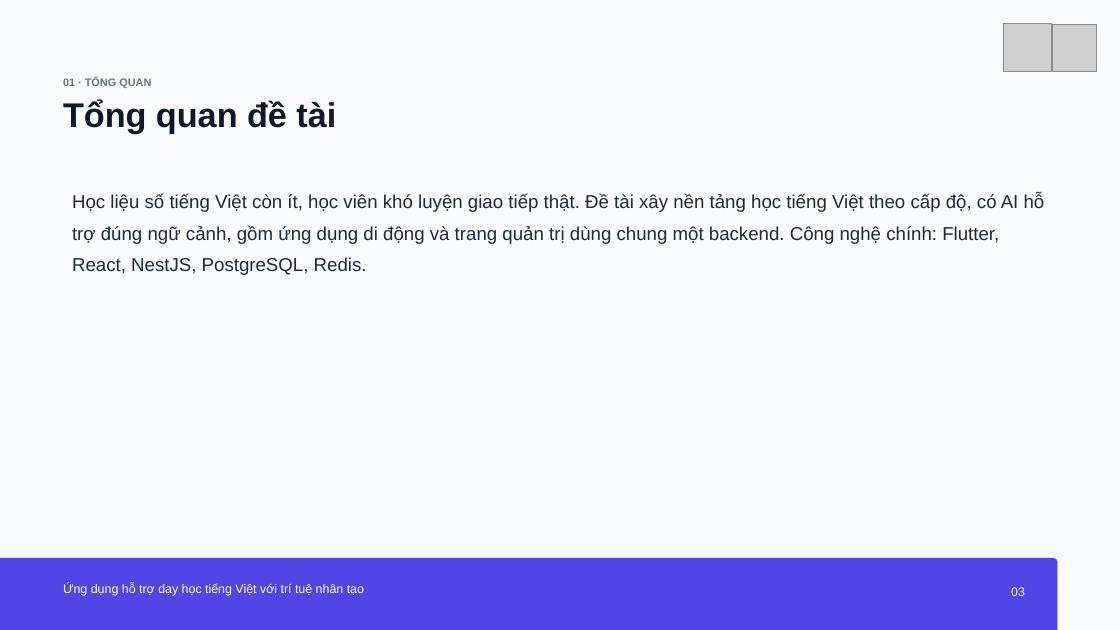
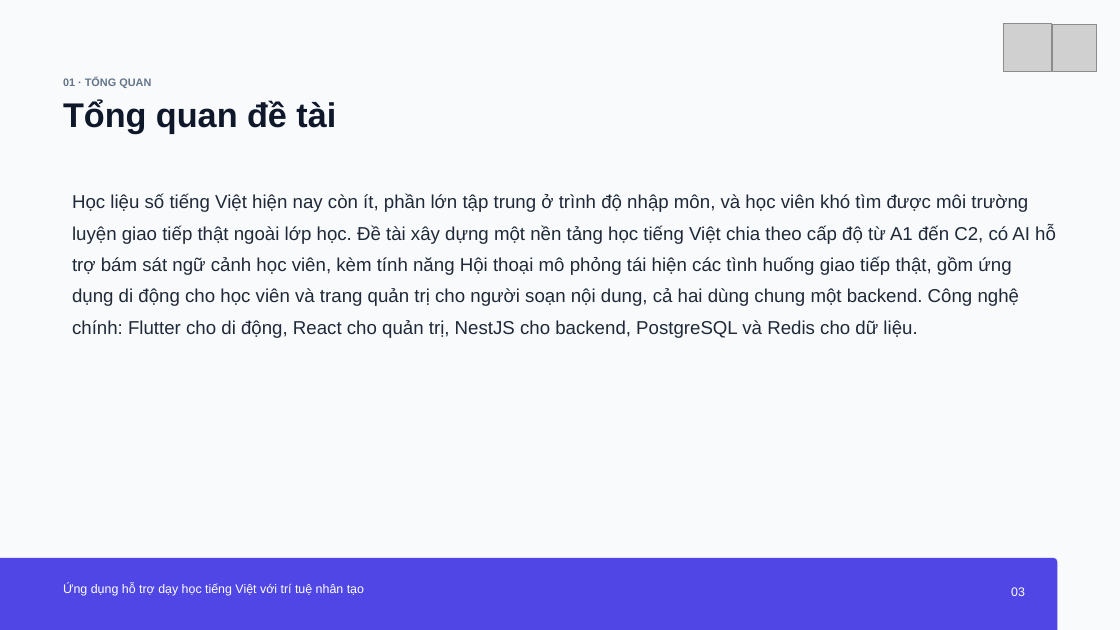
Before and after one commit to PhuVinhAI/LinVNix, a slide deck: slide 3 of BaoCao/kl-da22ttc-nguyenhuynhphuvinh-110122203-linvnix.pptx. Drawn at 1120x630 pixels with LibreOffice and Linux fonts; fonts in the diff are those of the drawing; grey boxes stand for pictures. Boxes give left, top, right and bottom in pixels: in the first picture for what was removed or moved away, otherwise in the second. Text is boxed around its words. In the diff, an @@ line names an element or a change of style, - is before the commit and + after.

Commit message:
update presentation file with revised content

```diff
--- a/BaoCao/kl-da22ttc-nguyenhuynhphuvinh-110122203-linvnix.pptx
+++ b/BaoCao/kl-da22ttc-nguyenhuynhphuvinh-110122203-linvnix.pptx
@@ text at (x1=72, y1=194, x2=1056, y2=338): text changed @@
-Học liệu số tiếng Việt còn ít, học viên khó luyện giao tiếp thật. Đề tài xây nền tảng học tiếng Việt theo cấp độ, có AI hỗ trợ đúng ngữ cảnh, gồm ứng dụng di động và trang quản trị dùng chung một backend. Công nghệ chính: Flutter, React, NestJS, PostgreSQL, Redis.
+Học liệu số tiếng Việt hiện nay còn ít, phần lớn tập trung ở trình độ nhập môn, và học viên khó tìm được môi trường luyện giao tiếp thật ngoài lớp học. Đề tài xây dựng một nền tảng học tiếng Việt chia theo cấp độ từ A1 đến C2, có AI hỗ trợ bám sát ngữ cảnh học viên, kèm tính năng Hội thoại mô phỏng tái hiện các tình huống giao tiếp thật, gồm ứng dụng di động cho học viên và trang quản trị cho người soạn nội dung, cả hai dùng chung một backend. Công nghệ chính: Flutter cho di động, React cho quản trị, NestJS cho backend, PostgreSQL và Redis cho dữ liệu.
```
